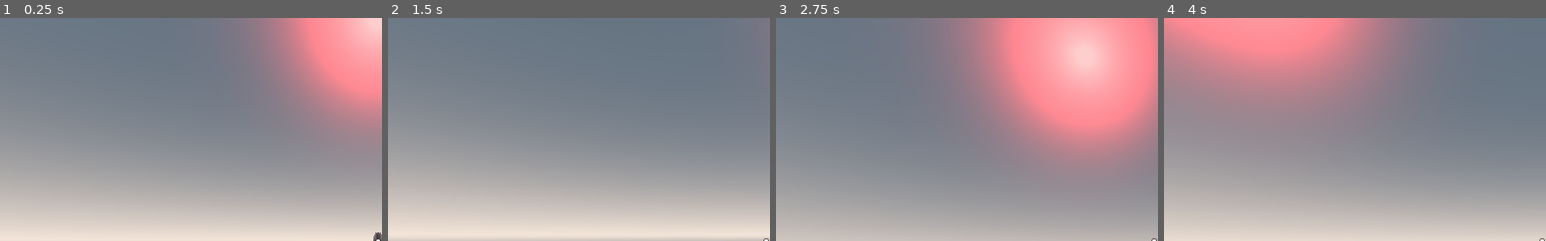
Above: before the commit, frames 1-4 (left to right).
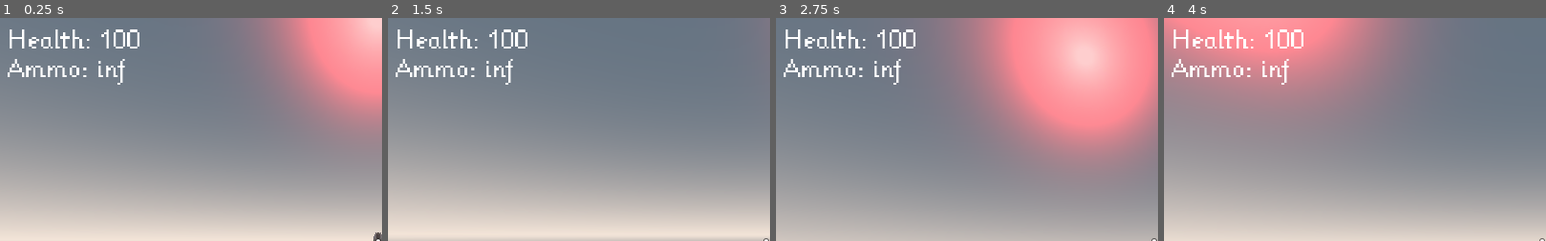
Above: after the commit, the same moments.

Repository: steventuckness/FPS-Course
Game: Godot game, scene res://World.tscn
Same seed, same stepped clock (60 frames per second), same inputs: the game is played once before the commit and once after it.
Inputs (mouse positions are % of the whole screen's width and height, from its top left):
- Up to frame 1 (0.25 s): no input
- Up to frame 2 (1.5 s): tap Enter at 0.5 s; move the mouse to (55, 50) at 0.52 s; press the mouse at (55, 50) at 0.53 s; hold W (move_forwards) from 0.53 s (still down); tap Space (jump) at 0.77 s; move the mouse to (45, 50) at 1.27 s; release the mouse at (45, 50) at 1.28 s; tap 1 at 1.35 s
- Up to frame 3 (2.75 s): keep holding W (move_forwards); tap Space (jump) at 1.52 s; move the mouse to (52, 48) at 2.02 s; tap 2 at 2.1 s
- Up to frame 4 (4 s): keep holding W (move_forwards); move the mouse to (49, 52) at 2.77 s; tap 3 at 2.85 s; tap Space (jump) at 3.02, 3.77 s; tap R (restart) at 3.5 s; move the mouse to (57, 51) at 3.52 s; tap 4 at 3.6 s
The pictures show only the part of the screen within x 0-50%, y 0-50%; the shares and areas given below are measured in that part.

The runs differ from the first frame. In frame 1, 1.7% of the frame differs, in the area x 2-37%, y 5-30%; in frame 2, 1.7%; in frame 3, 1.7%; in frame 4, 1.6%.

Commit message:
Section 6: Health and Ammo Display

Diff:
--- a/characters/player/Player.tscn
+++ b/characters/player/Player.tscn
@@ -23,6 +23,7 @@
 [ext_resource path="res://characters/player/PickupManager.gd" type="Script" id=21]
 [ext_resource path="res://ui/crypt_domino_1b.png" type="Texture" id=22]
 [ext_resource path="res://ui/KleintenDynFont.tres" type="DynamicFont" id=23]
+[ext_resource path="res://characters/player/StatsDisplay.gd" type="Script" id=24]
 
 [sub_resource type="CapsuleShape" id=1]
 radius = 0.5
@@ -476,7 +477,6 @@
 [node name="CharacterMover" parent="." instance=ExtResource( 1 )]
 
 [node name="HealthManager" parent="." instance=ExtResource( 3 )]
-max_health = 1
 
 [node name="PickupManager" type="Area" parent="."]
 collision_layer = 2147483648
@@ -518,7 +518,22 @@
 __meta__ = {
 "_edit_use_anchors_": false
 }
+
+[node name="StatsDisplay" type="Label" parent="CanvasLayer"]
+margin_left = 14.9831
+margin_top = 14.9831
+margin_right = 156.983
+margin_bottom = 89.9831
+custom_fonts/font = ExtResource( 23 )
+text = "Health: 0
+Ammo: 0"
+script = ExtResource( 24 )
+__meta__ = {
+"_edit_use_anchors_": false
+}
+[connection signal="ammo_changed" from="Camera/WeaponManager" to="CanvasLayer/StatsDisplay" method="update_ammo"]
 [connection signal="fire" from="Camera/WeaponManager/Weapons/MachineGun" to="Camera/WeaponManager/Weapons/MachineGun/Graphics/MuzzleFlash" method="flash"]
 [connection signal="fire" from="Camera/WeaponManager/Weapons/Shotgun" to="Camera/WeaponManager/Weapons/Shotgun/Graphics/MuzzleFlash" method="flash"]
 [connection signal="fire" from="Camera/WeaponManager/Weapons/RocketLauncher" to="Camera/WeaponManager/Weapons/RocketLauncher/Graphics/MuzzleFlash" method="flash"]
 [connection signal="dead" from="HealthManager" to="CanvasLayer/RestartMessage" method="show"]
+[connection signal="health_changed" from="HealthManager" to="CanvasLayer/StatsDisplay" method="update_health"]
--- /dev/null
+++ b/characters/player/StatsDisplay.gd
@@ -0,0 +1,19 @@
+extends Label
+
+var ammo = 0
+var health = 0
+
+func update_ammo(amnt):
+	ammo = amnt
+	update_display()
+
+func update_health(amnt):
+	health = amnt
+	update_display()
+
+func update_display():
+	text = "Health: " + str(health)
+	var ammo_amnt = str(ammo)
+	if ammo < 0:
+		ammo_amnt = "inf"
+	text += "\nAmmo: " + ammo_amnt
--- a/characters/player/WeaponManager.gd
+++ b/characters/player/WeaponManager.gd
@@ -33,7 +33,7 @@
 	weapons[WEAPON_SLOTS.ROCKET_LAUNCHER].connect("fire", self, "alert_nearby_enemies")
 
 	for weapon in weapons:
-		weapon.connect("fired", self, "emit_ammo_changed_signal")
+		weapon.connect("fire", self, "emit_ammo_changed_signal")
 
 	switch_to_weapon_slot(WEAPON_SLOTS.MACHETE)
 
Not shown: 1 places in characters/player/Player.tscn that only renumber resources
